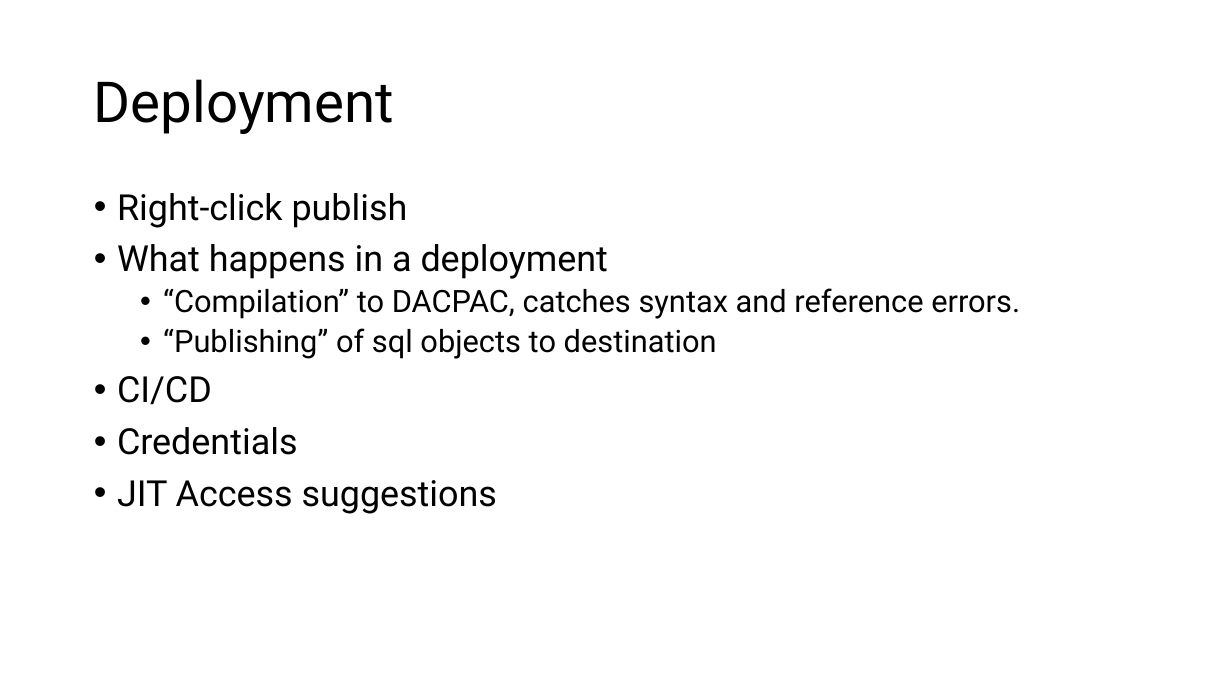
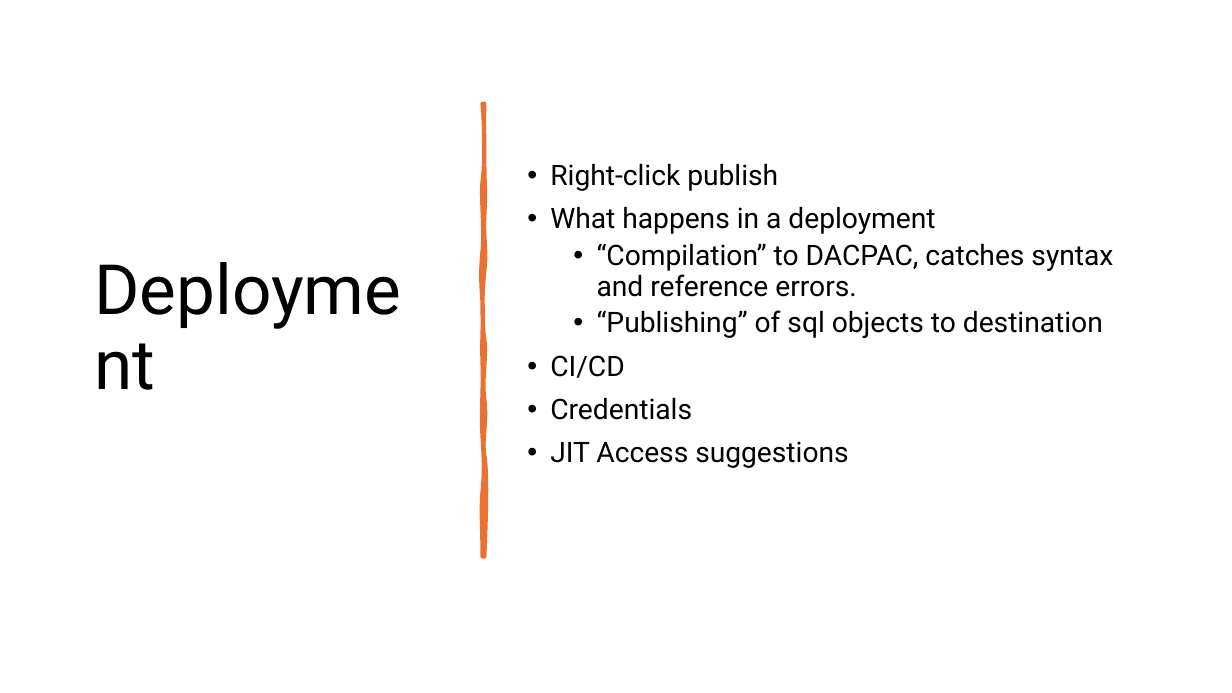
Before and after one commit to TheJuanitoLearnsShow/PodcastsManager, a slide deck: slide 10 of slides/VS sql project.pptx. Drawn at 1232x693 pixels with LibreOffice and Linux fonts; fonts in the diff are those of the drawing. Boxes give left, top, right and bottom in pixels: in the first picture for what was removed or moved away, otherwise in the second. Text is boxed around its words. In the diff, an @@ line names an element or a change of style, - is before the commit and + after.

```diff
--- a/slides/VS sql project.pptx
+++ b/slides/VS sql project.pptx
@@ title "Deployment": place and size @@
-title "Deployment" at box(94, 79, 394, 134)
+title "Deployment" at box(85, 55, 449, 604)
@@ title "Deployment" at box(85, 55, 449, 604): size 44 to 54 pt @@
@@ text "Right-click publish": place and size @@
-text "Right-click publish" at box(117, 193, 1020, 514)
+text "Right-click publish" at box(550, 163, 1113, 468)
@@ text "Right-click publish" at box(550, 163, 1113, 468): size 28 to 22 pt in "Right-click publish", "What happens in a deployment", "CI/CD", "Credentials" and 1 more places; size 24 to 22 pt in "“Compilation” to DACPAC, catches syntax and reference ...", "“Publishing” of sql objects to destination"; vertical alignment top to middle @@
@@ freeform shape added at box(482, 104, 484, 556), fill #E97132, outline #E97132 3.25 pt @@
```
Also in this commit, not shown: 14 other slides changed, 1 other file.
